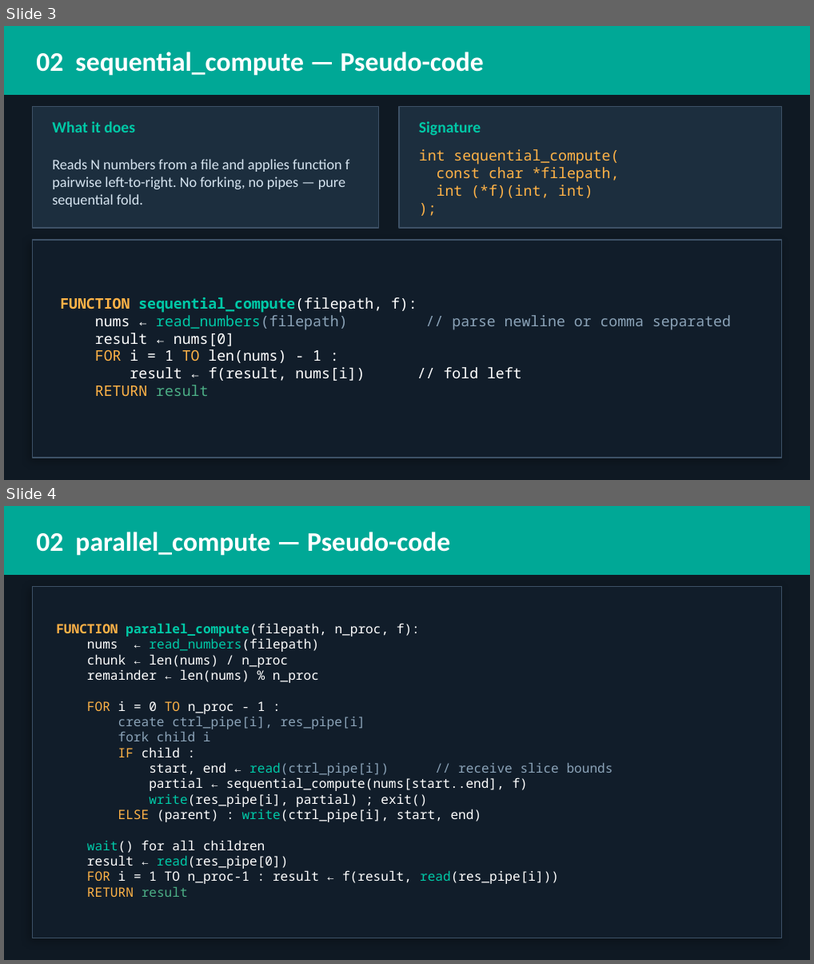
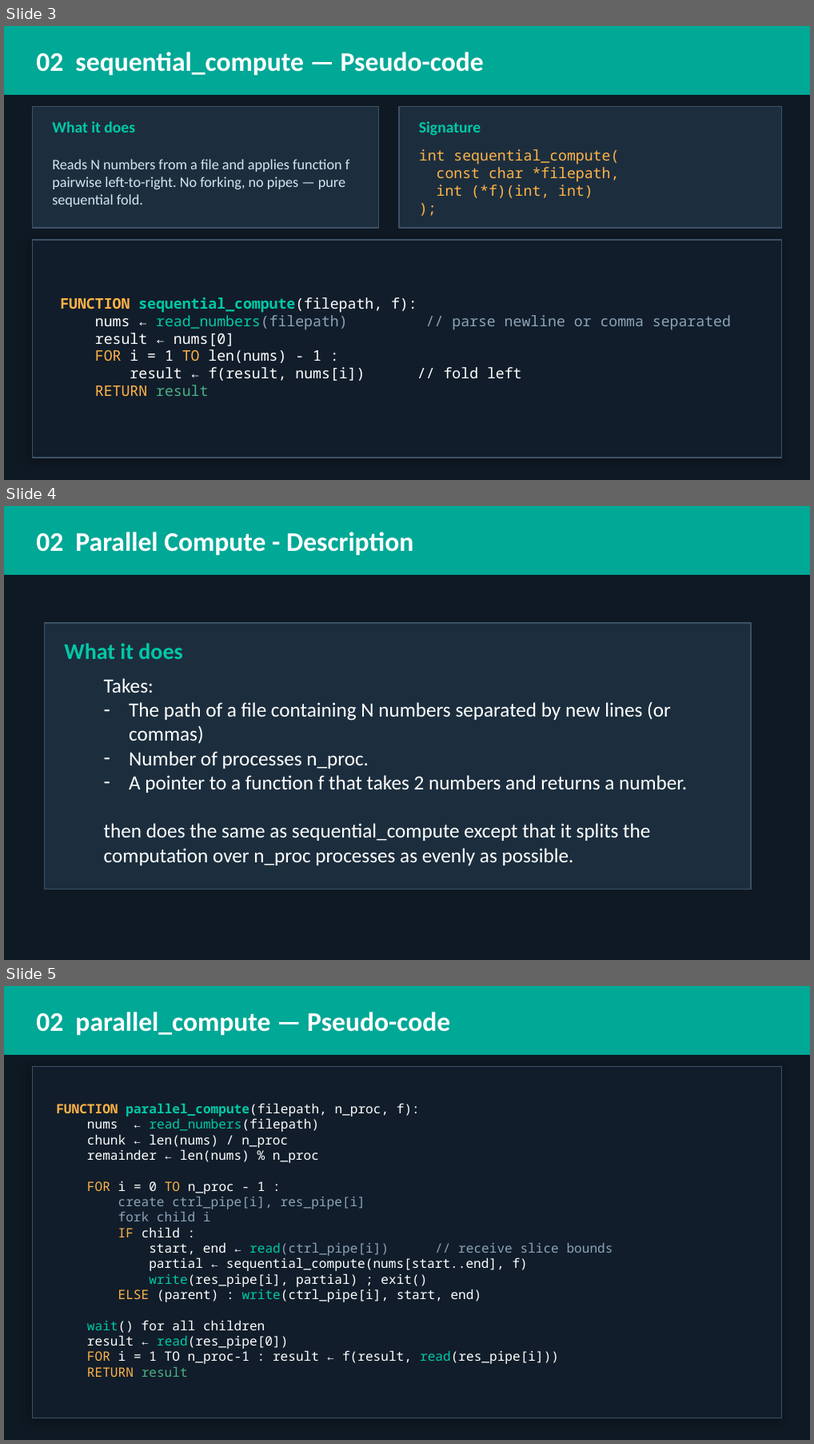
Before and after one commit to Sama3mad/OS-Lab-Project-4---The-fork-and-pipe-System-Calls, a slide deck: OS_Lab_Project_Slides.pptx. Shown one above the other, each under a label of ours: slides 3 and 4 before the commit, slides 3, 4 and 5 after it. The pictures are 814x964 and 814x1444 pixels, drawn with LibreOffice and Linux fonts; fonts in the diff are those of the drawing. Boxes give left, top, right and bottom in pixels: in the first picture for what was removed or moved away, otherwise in the second. Text is boxed around its words. In the diff, an @@ line names an element or a change of style, - is before the commit and + after.

```diff
--- a/OS_Lab_Project_Slides.pptx
+++ b/OS_Lab_Project_Slides.pptx
@@ slide 4 added at (x1=4, y1=506, x2=810, y2=960), background #0F1923 @@
@@ rectangle added at (x1=4, y1=506, x2=810, y2=575), fill #00A896, outline #00A896 1 pt @@
@@ text added at (x1=36, y1=532, x2=414, y2=556), 24 pt, text #FFFFFF, bold @@
+02 Parallel Compute - Description
@@ rectangle added at (x1=44, y1=623, x2=751, y2=889), fill #1C2E3E, outline #3D5166 1 pt @@
@@ text added at (x1=64, y1=643, x2=182, y2=659), 20 pt, text #00C9A7, bold @@
+What it does
@@ text added at (x1=104, y1=678, x2=687, y2=865), 18 pt, text #FFFFFF @@
+Takes:
+– The path of a file containing N numbers separated by new lines (or commas)
+– Number of processes n_proc.
+– A pointer to a function f that takes 2 numbers and returns a number.
+then does the same as sequential_compute except that it splits the computation over n_proc processes as evenly as possible.
@@ what was slide 4 is now slide 5 @@
```
Also in this commit, not shown: 2 slides changed, 3 other slides added, 1 other file.
